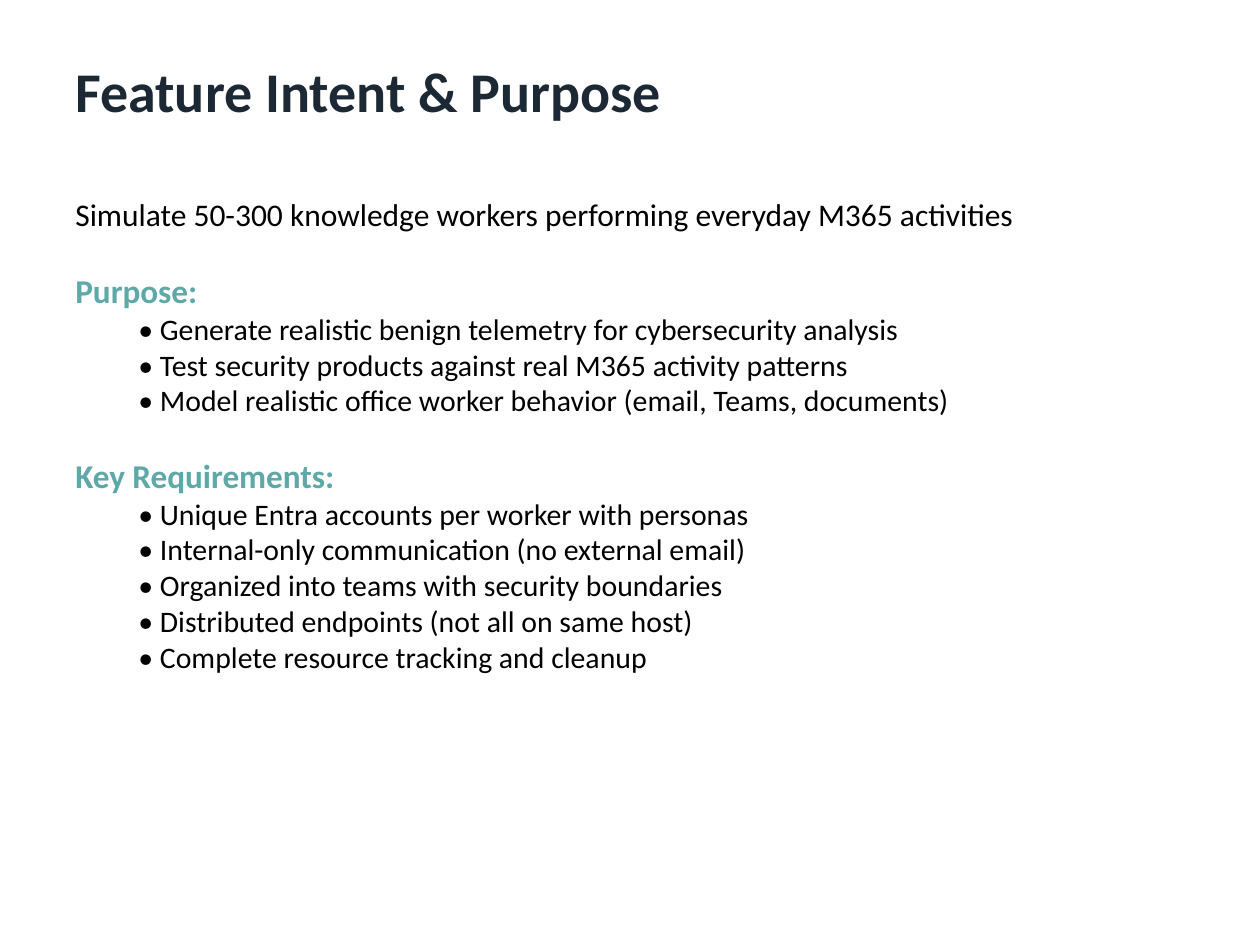
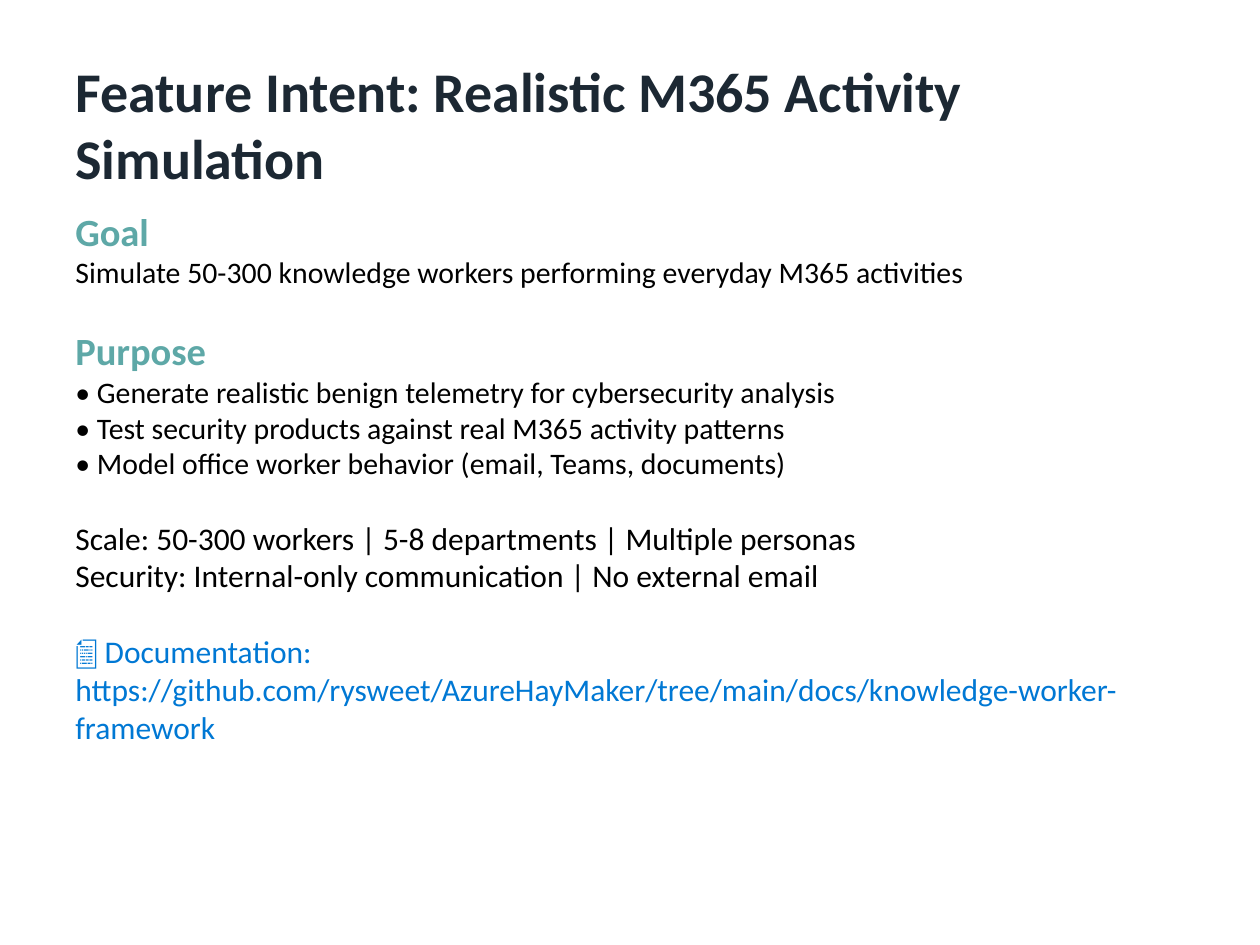
Before and after one commit to rysweet/AzureHayMaker, a slide deck: slide 3 of KnowledgeWorker-E2E-Evidence.pptx (slide 2 before the commit). Drawn at 1260x945 pixels with LibreOffice and Linux fonts; fonts in the diff are those of the drawing. Boxes give left, top, right and bottom in pixels: in the first picture for what was removed or moved away, otherwise in the second. Text is boxed around its words. In the diff, an @@ line names an element or a change of style, - is before the commit and + after.

```diff
--- a/KnowledgeWorker-E2E-Evidence.pptx
+++ b/KnowledgeWorker-E2E-Evidence.pptx
@@ text at (x1=75, y1=72, x2=961, y2=180): text changed @@
-Feature Intent & Purpose
+Feature Intent: Realistic M365 Activity Simulation
@@ text "Goal" moved from (x1=75, y1=204, x2=1013, y2=673) to (x1=75, y1=219, x2=1116, y2=740) @@
@@ text at (x1=75, y1=219, x2=148, y2=247): paragraph added @@
+Goal
@@ text at (x1=75, y1=262, x2=963, y2=288): size 18 to 17 pt in "Simulate 50-300 knowledge workers performing everyday M365 ..." @@
@@ text at (x1=75, y1=340, x2=1116, y2=740): text changed; size 17 to 18 pt @@
-Purpose:
-  • Generate realistic benign telemetry for cybersecurity analysis
-  • Test security products against real M365 activity patterns
-  • Model realistic office worker behavior (email, Teams, documents)
-Key Requirements:
-  • Unique Entra accounts per worker with personas
-  • Internal-only communication (no external email)
-  • Organized into teams with security boundaries
-  • Distributed endpoints (not all on same host)
-  • Complete resource tracking and cleanup
+Purpose
+• Generate realistic benign telemetry for cybersecurity analysis
+• Test security products against real M365 activity patterns
+• Model office worker behavior (email, Teams, documents)
+Scale: 50-300 workers | 5-8 departments | Multiple personas
+Security: Internal-only communication | No external email
+📄 Documentation: https://github.com/rysweet/AzureHayMaker/tree/main/docs/knowledge-worker-framework
```
Also in this commit, not shown: 5 other slides changed, 9 slides added, 10 slides removed, 7 other files.
